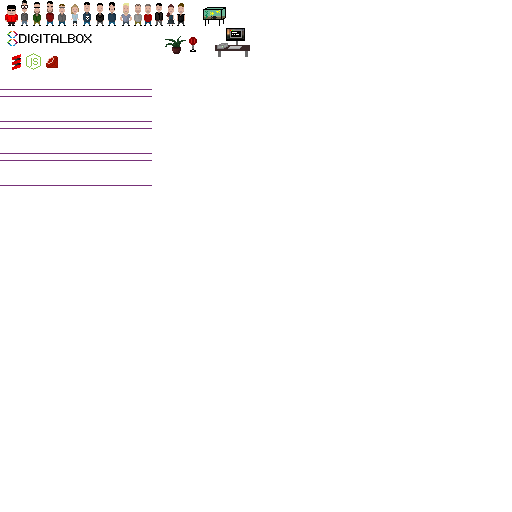
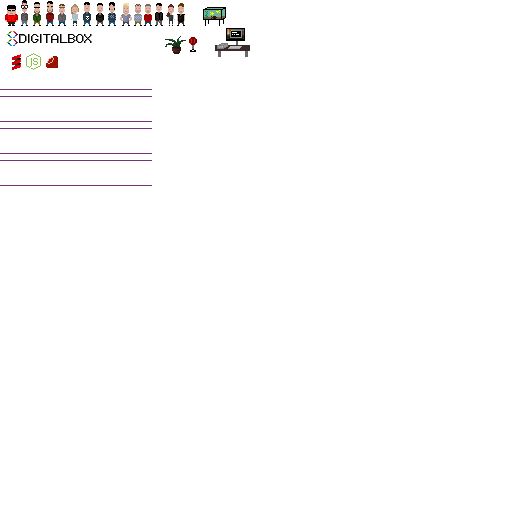
Layers edited between the first and the second (512, 512) image:
painted on "actors" over box(108, 5, 175, 24)
